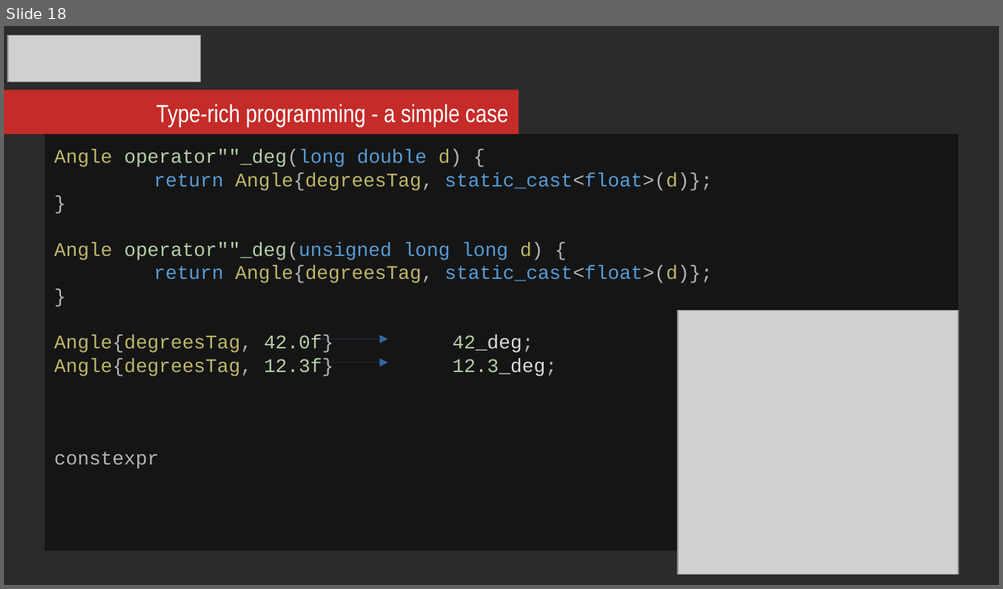
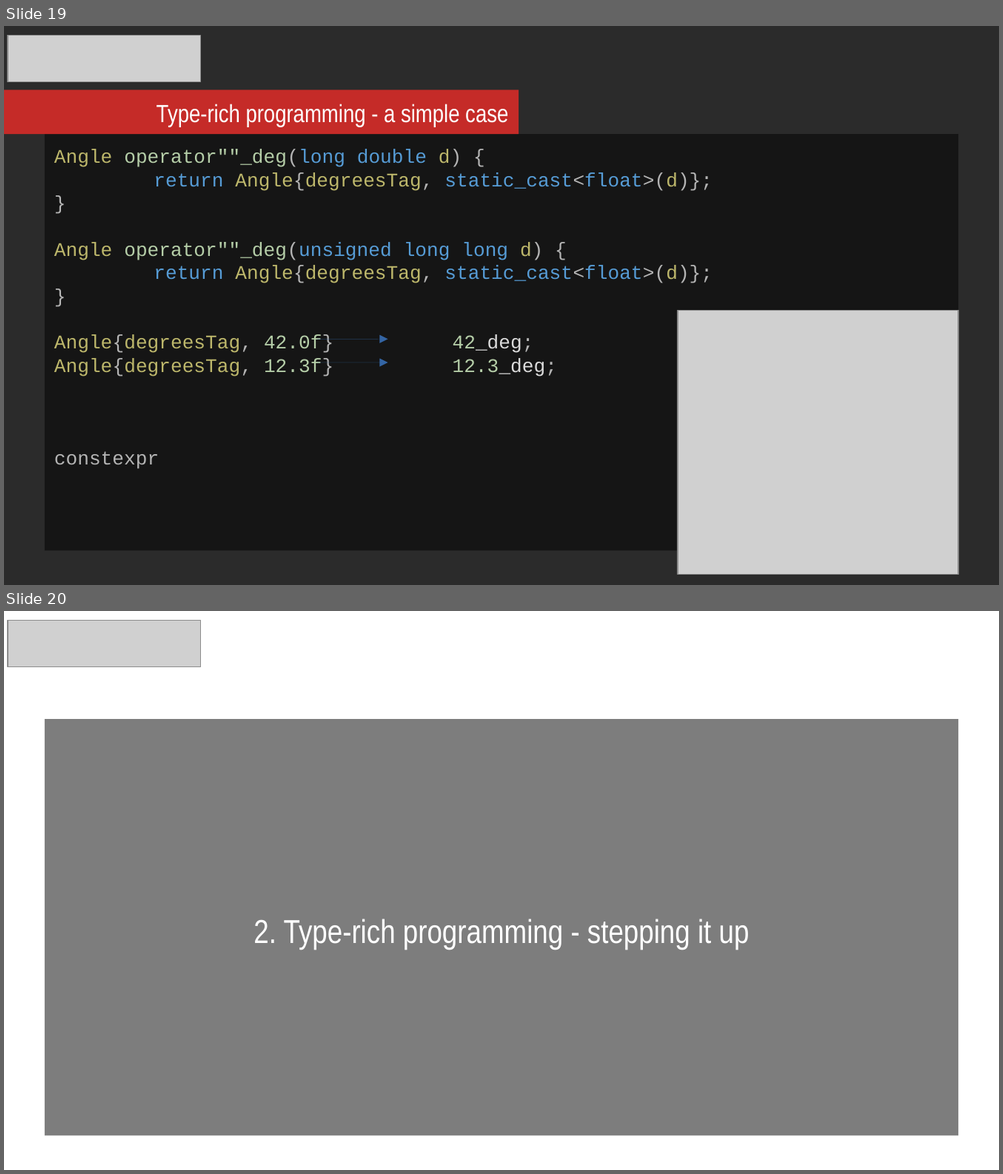
Before and after one commit to mikosz/type-safety, a slide deck: ask-not-what-you-can-do-for-the-compiler.odp. Shown one above the other, each under a label of ours: slide 18 before the commit, slides 19 and 20 after it. The pictures are 1003x589 and 1003x1174 pixels, drawn with LibreOffice and Linux fonts; fonts in the diff are those of the drawing; grey boxes stand for pictures; background and template pictures are left out; a plain dark background stands for a picture behind light text. Boxes give left, top, right and bottom in pixels: in the first picture for what was removed or moved away, otherwise in the second. Text is boxed around its words. In the diff, an @@ line names an element or a change of style, - is before the commit and + after.

```diff
--- a/ask-not-what-you-can-do-for-the-compiler.odp
+++ b/ask-not-what-you-can-do-for-the-compiler.odp
@@ slide 20 added at bbox=[4, 611, 999, 1170], background picture (left out) @@
@@ picture added at bbox=[8, 620, 201, 667] @@
@@ rectangle added at bbox=[45, 719, 958, 1136], fill #000000 at 51% opacity, 24 pt, text #FFFFFF @@
+2. Type-rich programming - stepping it up
@@ what was slide 18 is now slide 19 @@
```
Also in this commit, not shown: 3 slides changed, 4 other slides added, 2 slides removed.
